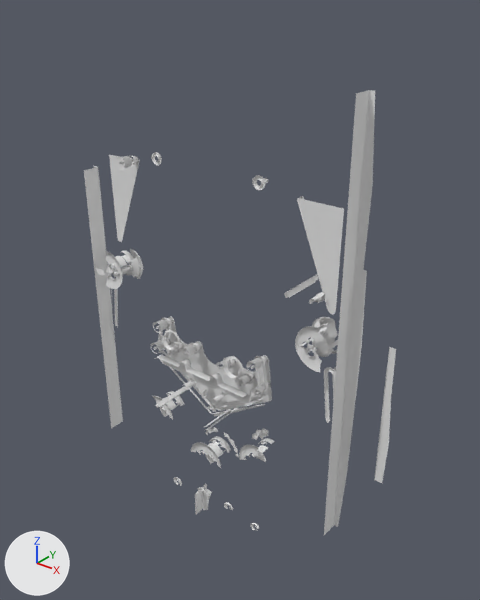
The OBJ model RoyalFlush_1957/gameitems/Primitive.LM_All_Lights_lstarget_Parts.obj, before and after one commit.
Rendered twice from a 50 mm lens placed at (973.0, -1113.0, 948.0), pointed at (30.0, 66.0, 217.0). The axes (+X, +Y, +Z) are drawn at lower left. The lights are the same throughout. Where no turn or scale is listed for an object, it has been applied to the vertices. Vertices at the same position are counted once.

Before the edit, the objects in view are built like this:
```python
me_lm_all_lights_lstarget_parts = bpy.data.meshes.new('LM_All_Lights_lstarget_Parts')
me_lm_all_lights_lstarget_parts.from_pydata(...)  # 9889 vertices, 14178 faces; spans x -476.0..476.0, y -89.0..89.0, z -545.0..758.0
ob_lm_all_lights_lstarget_parts = bpy.data.objects.new('LM_All_Lights_lstarget_Parts', me_lm_all_lights_lstarget_parts)
ob_lm_all_lights_lstarget_parts.location = (0.0, 0.0, 0.0)
```
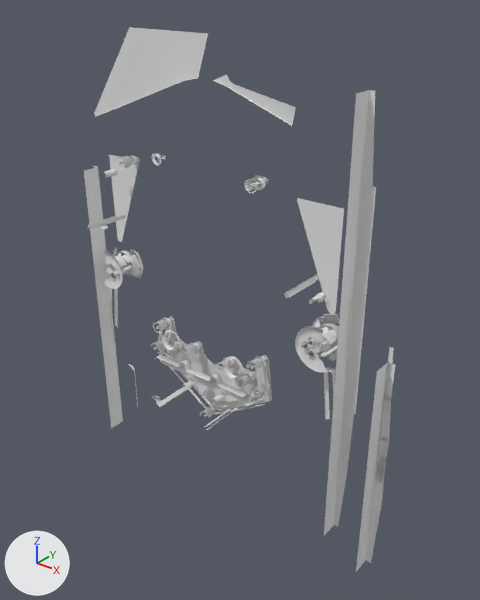
Where the change shows, as pixel boxes (x1, y1, x2, y2) in the pictures (480 x 600 px):
'LM_All_Lights_lstarget_Parts', reshaped: before (84, 90, 396, 535); after (84, 27, 396, 572)
part 1 of me_lm_all_lights_lstarget_parts, deleted: before (96, 196, 305, 531)
part 2 of me_lm_all_lights_lstarget_parts, built on: before (108, 152, 396, 423); after (87, 27, 396, 572)

Edits to the bpy script that builds the scene:
```text
Change me_lm_all_lights_lstarget_parts:
    used by ob_lm_all_lights_lstarget_parts; location = (0.0, 0.0, 0.0)
    remove me_lm_all_lights_lstarget_parts.from_pydata(...)  # 9889 vertices, 14178 faces; spans x -476.0..476.0, y -89.0..89.0, z -545.0..758.0
    add me_lm_all_lights_lstarget_parts.from_pydata(...)  # 11317 vertices, 16634 faces; spans x -476.0..476.0, y -89.0..89.0, z -380.0..842.0
    me_lm_all_lights_lstarget_parts part 1: 32 loose pieces with 1071 vertices, spanning x -441.0..270.0, y -3.0..77.0, z -545.0..524.0, are deleted
    me_lm_all_lights_lstarget_parts part 2: 17 vertices moved from x -172.0..84.0, y 25.0..53.0, z 7.0..45.0 to x -172.0..85.0, y 26.0..53.0, z 7.0..46.0; 256 vertices removed from x -471.0..467.0, y -14.0..74.0, z -362.0..563.0; 2737 vertices added at x -451.0..476.0, y -78.0..87.0, z -380.0..842.0
```
